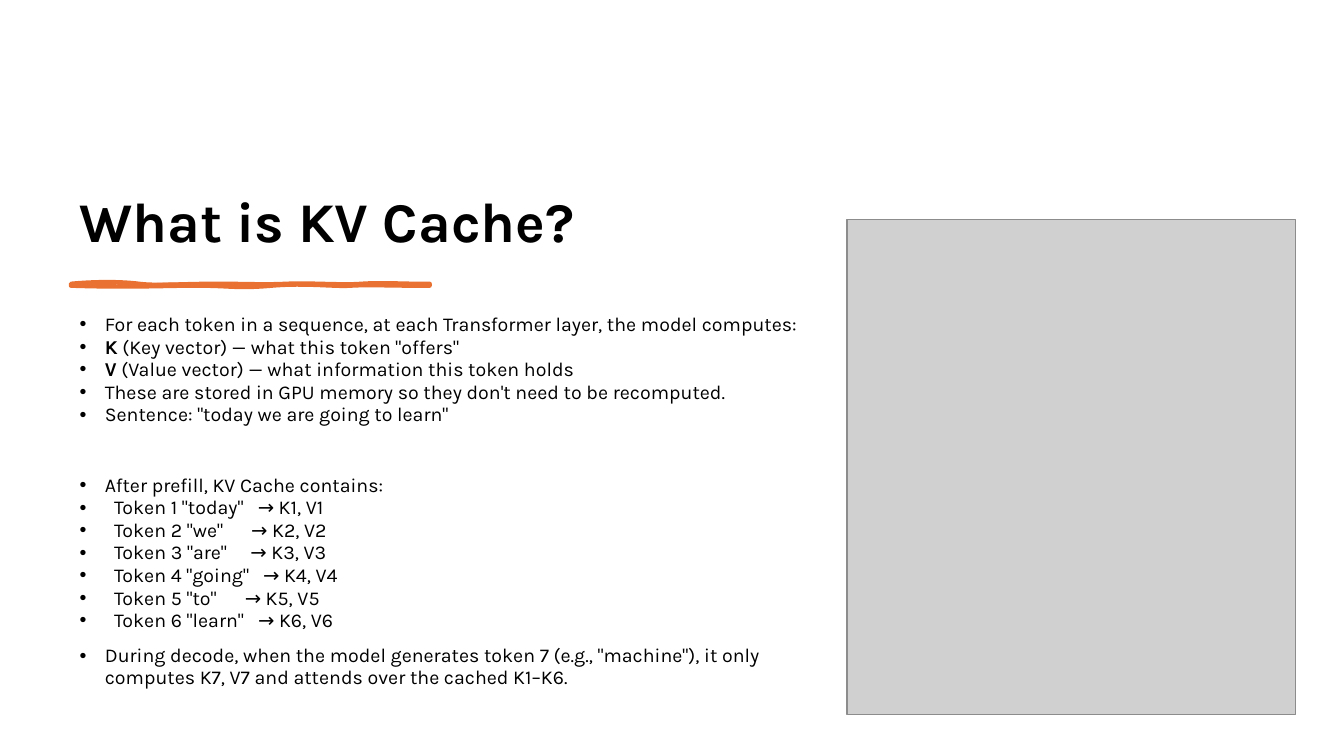
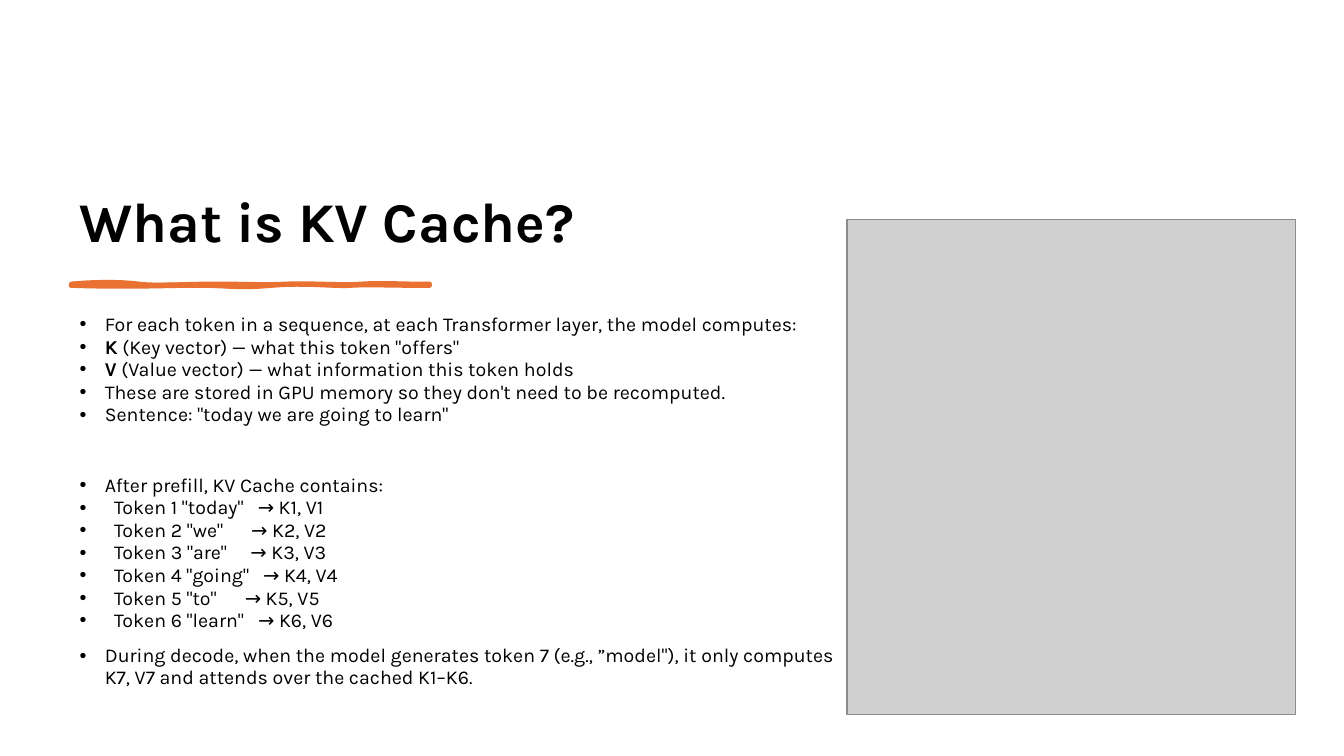
Before and after one commit to pavanjava/vllm_zero2hero, a slide deck: slide 6 of deep_on_inference.pptx. Drawn at 1344x756 pixels with LibreOffice and Linux fonts; fonts in the diff are those of the drawing; grey boxes stand for pictures. Boxes give left, top, right and bottom in pixels: in the first picture for what was removed or moved away, otherwise in the second. Text is boxed around its words. In the diff, an @@ line names an element or a change of style, - is before the commit and + after.

```diff
--- a/deep_on_inference.pptx
+++ b/deep_on_inference.pptx
@@ text at (x1=105, y1=648, x2=833, y2=686): text changed @@
-• During decode, when the model generates token 7 (e.g., "machine"), it only computes K7, V7 and attends over the cached K1–K6.
+• During decode, when the model generates token 7 (e.g., ”model"), it only computes K7, V7 and attends over the cached K1–K6.
```
Also in this commit, not shown: 4 slides added, 5 other files.
